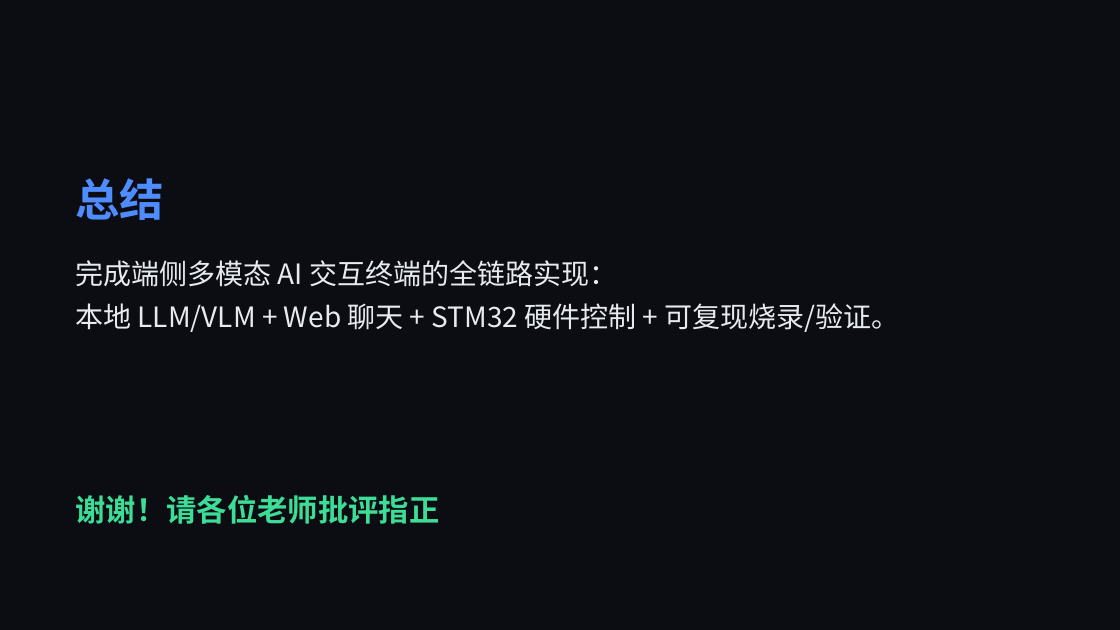
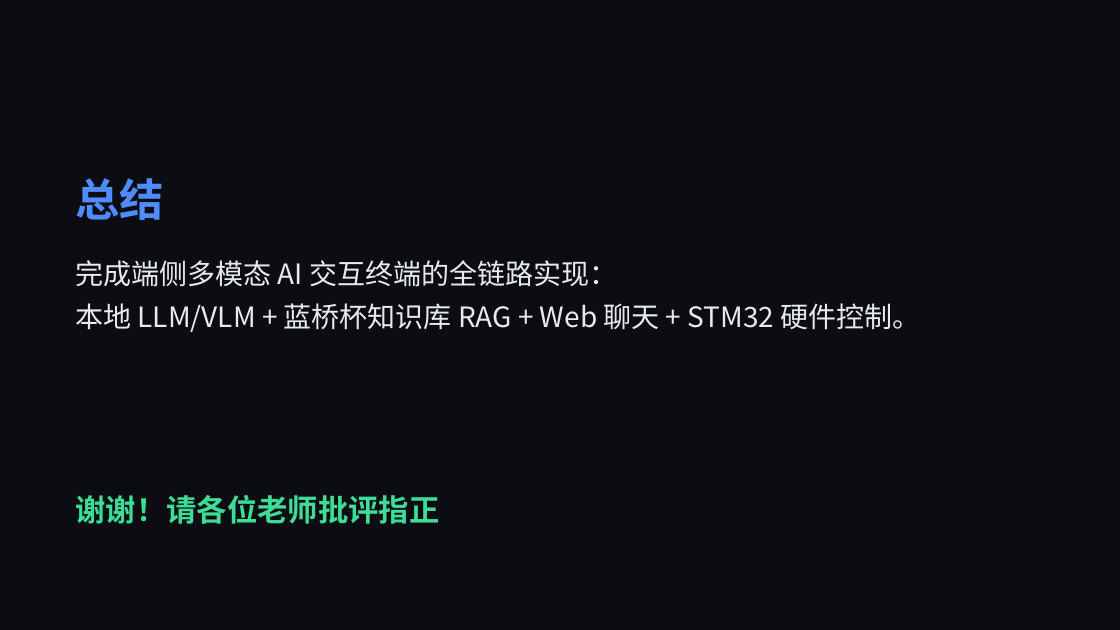
Before and after one commit to Apple-1814/Design-and-Implementation-of-an-Edge-Side-Multimodal-AI-Interaction-Terminal-Based-on-Raspberry-Pi-4, a slide deck: slide 11 of paper/答辩PPT.pptx (slide 10 before the commit). Drawn at 1120x630 pixels with LibreOffice and Linux fonts; fonts in the diff are those of the drawing. Boxes give left, top, right and bottom in pixels: in the first picture for what was removed or moved away, otherwise in the second. Text is boxed around its words. In the diff, an @@ line names an element or a change of style, - is before the commit and + after.

```diff
--- a/paper/答辩PPT.pptx
+++ b/paper/答辩PPT.pptx
@@ text at bbox=[75, 303, 921, 332]: text changed @@
-本地 LLM/VLM + Web 聊天 + STM32 硬件控制 + 可复现烧录/验证。
+本地 LLM/VLM + 蓝桥杯知识库 RAG + Web 聊天 + STM32 硬件控制。
```
Also in this commit, not shown: 5 other slides changed, 1 slide added, 23 other files.
